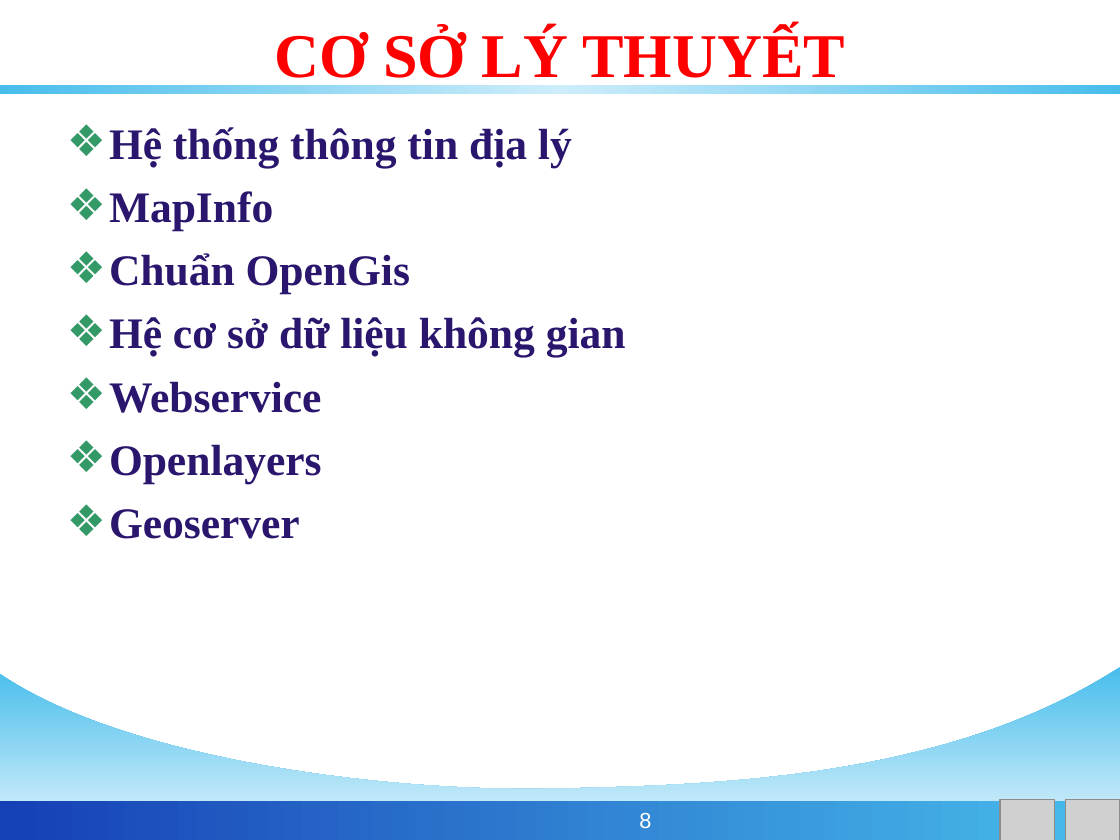
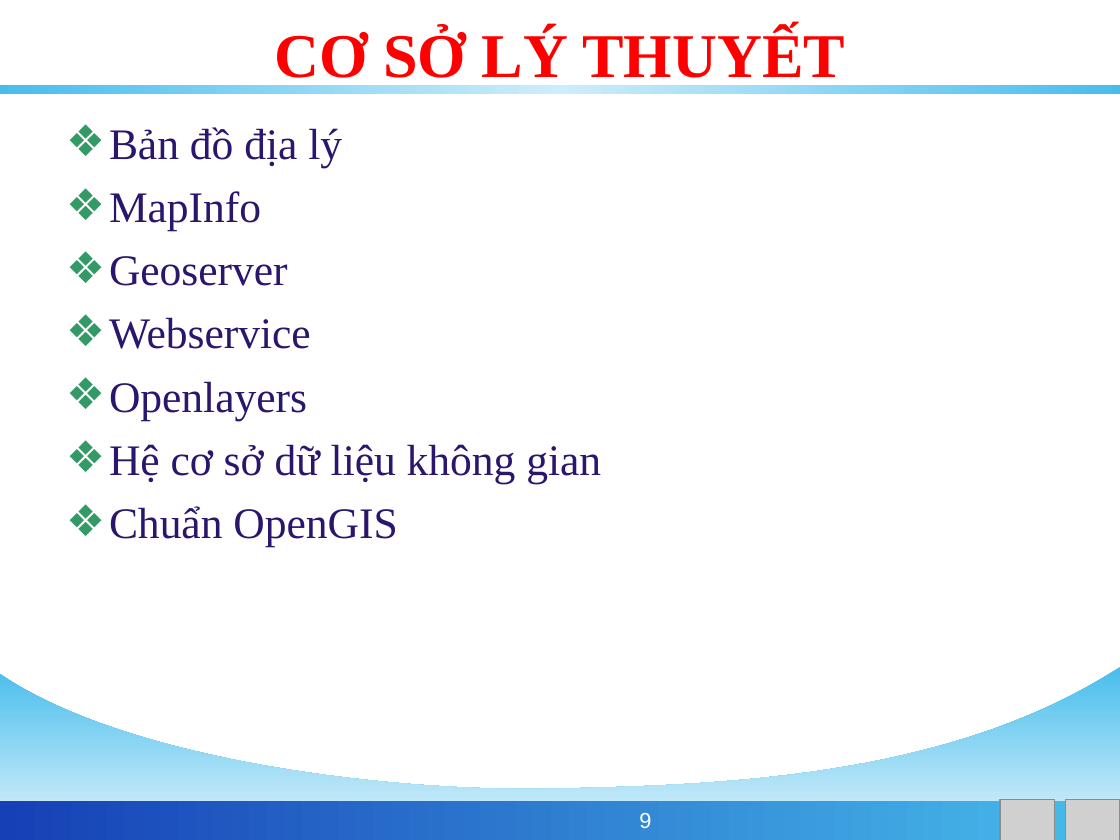
Before and after one commit to phamngsinh/cantho-webgis, a slide deck: slide 9 of Document/Bao Cao/BaoCaoLuanVan.ppt (slide 8 before the commit). Drawn at 1120x840 pixels with LibreOffice and Linux fonts; fonts in the diff are those of the drawing; grey boxes stand for pictures; background and template pictures are left out. Boxes give left, top, right and bottom in pixels: in the first picture for what was removed or moved away, otherwise in the second. Text is boxed around its words. In the diff, an @@ line names an element or a change of style, - is before the commit and + after.

```diff
--- a/Document/Bao Cao/BaoCaoLuanVan.ppt
+++ b/Document/Bao Cao/BaoCaoLuanVan.ppt
@@ text at <box>109,127,342,167</box>: text changed; bold off @@
-❖ Hệ thống thông tin địa lý
+❖ Bản đồ địa lý
@@ text at <box>109,191,311,420</box>: bold off in "MapInfo", "Webservice", "Openlayers" @@
@@ text at <box>109,256,288,286</box>: text changed; bold off @@
-❖ Chuẩn OpenGis
-❖ Hệ cơ sở dữ liệu không gian
+❖ Geoserver
@@ text at <box>109,444,601,547</box>: text changed; bold off @@
-❖ Geoserver
+❖ Hệ cơ sở dữ liệu không gian
+❖ Chuẩn OpenGIS
@@ page number at <box>639,813,651,828</box>: text changed @@
-8
+9
```
Also in this commit, not shown: 6 other slides changed, 7 slides added.
